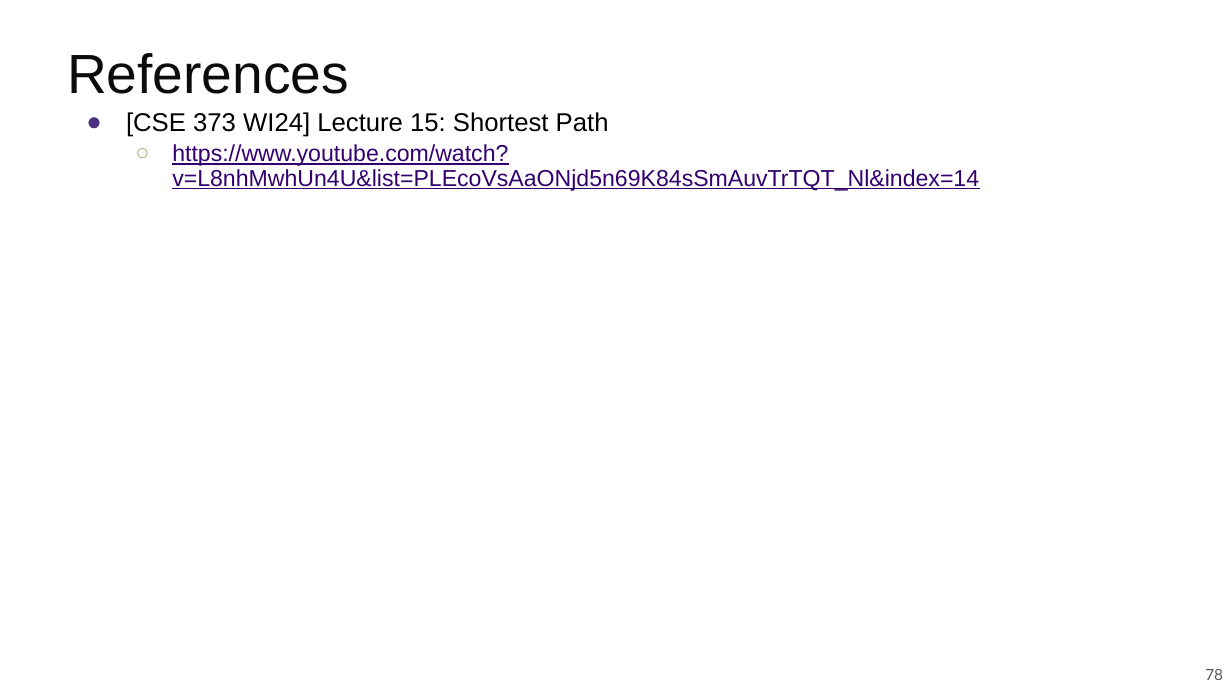
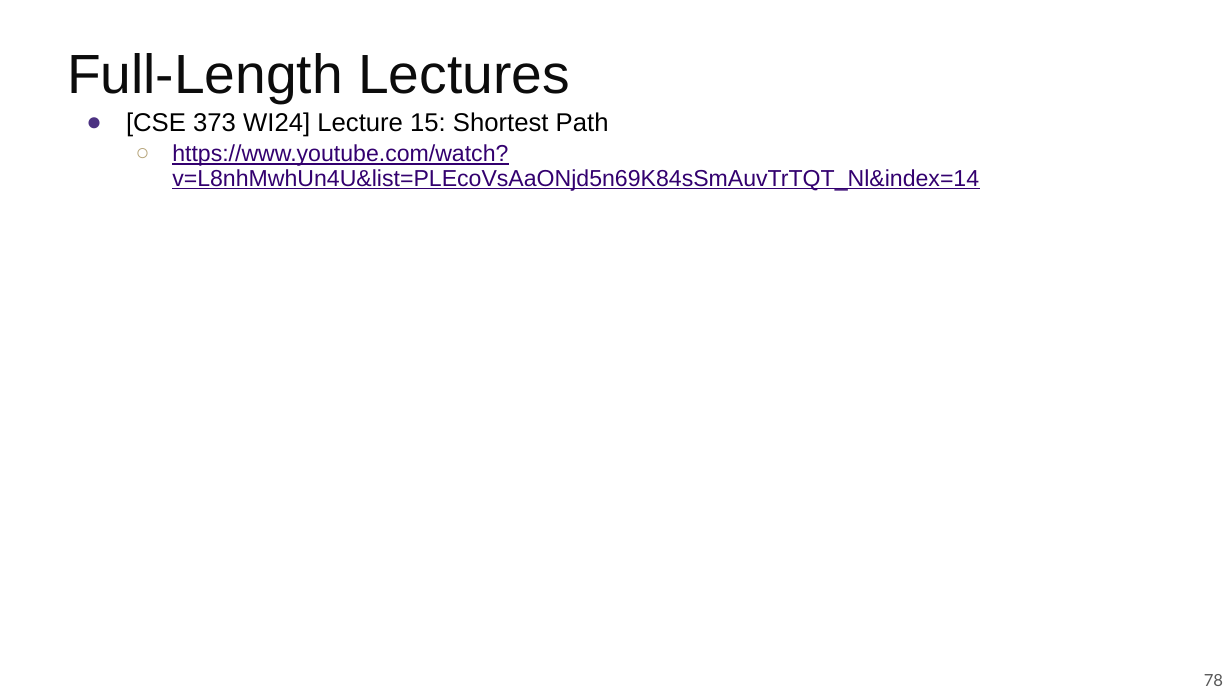
Before and after one commit to guhofstra/CSC111Fa25, a slide deck: slide 78 of PPTs/Lecture 13-shortest paths.pptx. Drawn at 1232x693 pixels with LibreOffice and Linux fonts; fonts in the diff are those of the drawing. Boxes give left, top, right and bottom in pixels: in the first picture for what was removed or moved away, otherwise in the second. Text is boxed around its words. In the diff, an @@ line names an element or a change of style, - is before the commit and + after.

```diff
--- a/PPTs/Lecture 13-shortest paths.pptx
+++ b/PPTs/Lecture 13-shortest paths.pptx
@@ title at (67,53,570,104): text changed @@
-References
+Full-Length Lectures
@@ page number at (1204,674,1223,686): size 12 to 13 pt @@
```
Also in this commit, not shown: 76 other slides changed, 1 other file.
